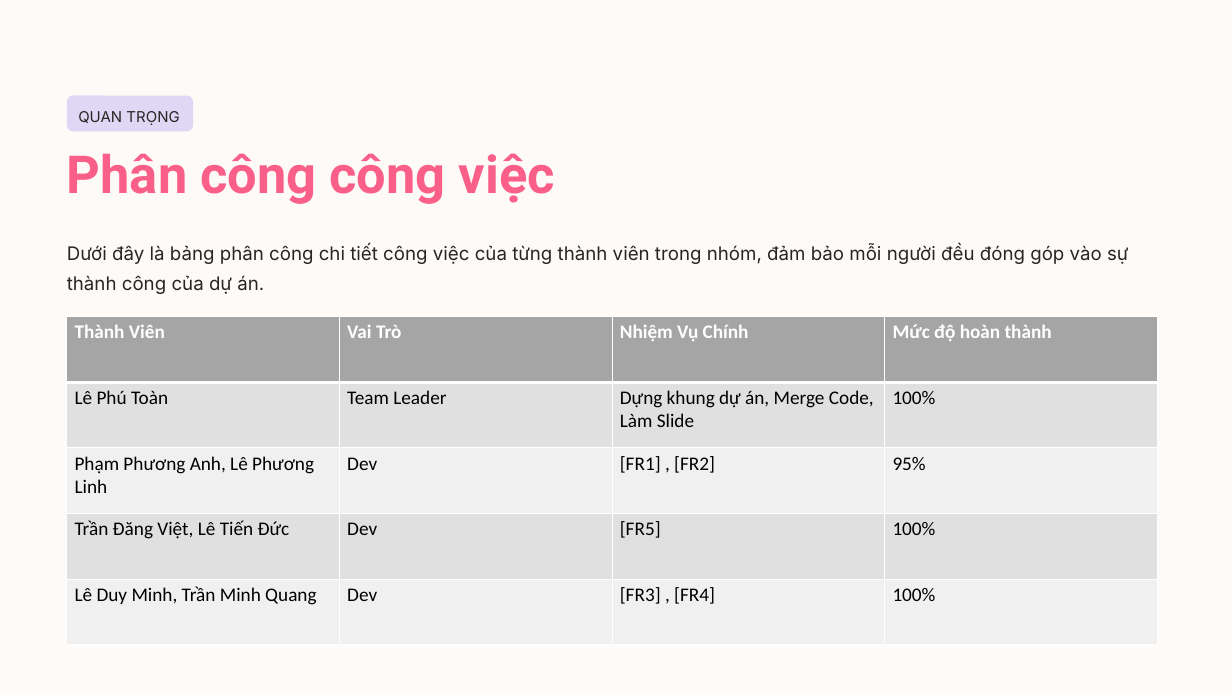
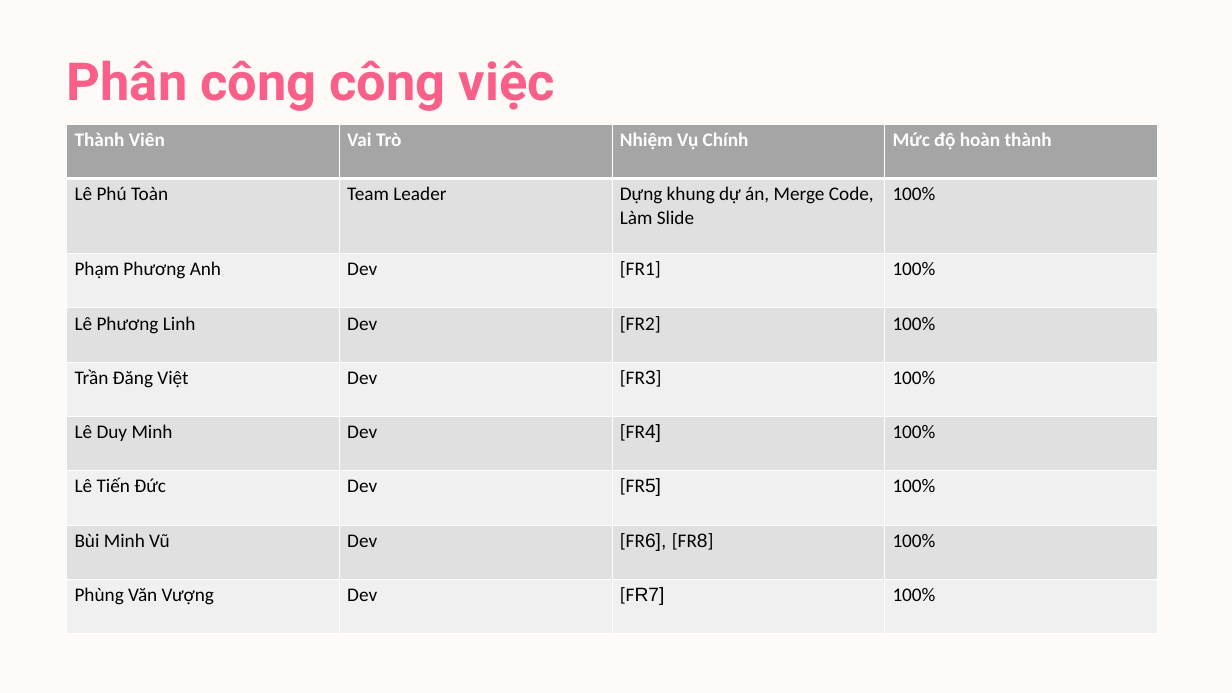
Before and after one commit to letoan0902/Java_Fundamental, a slide deck: slide 3 of BAO-CAO-MINI-PROJECT-SESSION-05-JAVA-CORE.pptx. Drawn at 1232x693 pixels with LibreOffice and Linux fonts; fonts in the diff are those of the drawing; background and template pictures are left out. Boxes give left, top, right and bottom in pixels: in the first picture for what was removed or moved away, otherwise in the second. Text is boxed around its words. In the diff, an @@ line names an element or a change of style, - is before the commit and + after.

```diff
--- a/BAO-CAO-MINI-PROJECT-SESSION-05-JAVA-CORE.pptx
+++ b/BAO-CAO-MINI-PROJECT-SESSION-05-JAVA-CORE.pptx
@@ text "Phân công công việc": place and size @@
-text "Phân công công việc" at (67,153,555,204)
+text "Phân công công việc" at (67,60,555,111)
@@ rounded rectangle removed at (67,95,193,132) @@
@@ text removed at (78,111,179,125) @@
-QUAN TRỌNG
@@ table at (67,124,1157,633) @@
-row 3: Phạm Phương Anh, Lê Phương Linh | Dev | [FR1] , [FR2] | 95%
-row 4: Trần Đăng Việt, Lê Tiến Đức | Dev | [FR5] | 100%
-row 5: Lê Duy Minh, Trần Minh Quang | Dev | [FR3] , [FR4] | 100%
+row 3: Phạm Phương Anh | Dev | [FR1] | 100%
+row 4: Lê Phương Linh | Dev | [FR2] | 100%
+row 5: Trần Đăng Việt | Dev | [FR3] | 100%
+row 6: Lê Duy Minh | Dev | [FR4] | 100%
+row 7: Lê Tiến Đức | Dev | [FR5] | 100%
+row 8: Bùi Minh Vũ | Dev | [FR6], [FR8] | 100%
+row 9: Phùng Văn Vượng | Dev | [FR7] | 100%
@@ table: place and size @@
-table at (67,316,1157,644)
+table at (67,124,1157,633)
@@ text removed at (67,244,1128,294) @@
-Dưới đây là bảng phân công chi tiết công việc của từng thành viên trong nhóm, đảm bảo mỗi người đều đóng góp vào sự thành công của dự án.
```
Also in this commit, not shown: 6 other slides changed, 2 slides added, 2 slides removed, 5 other files.
